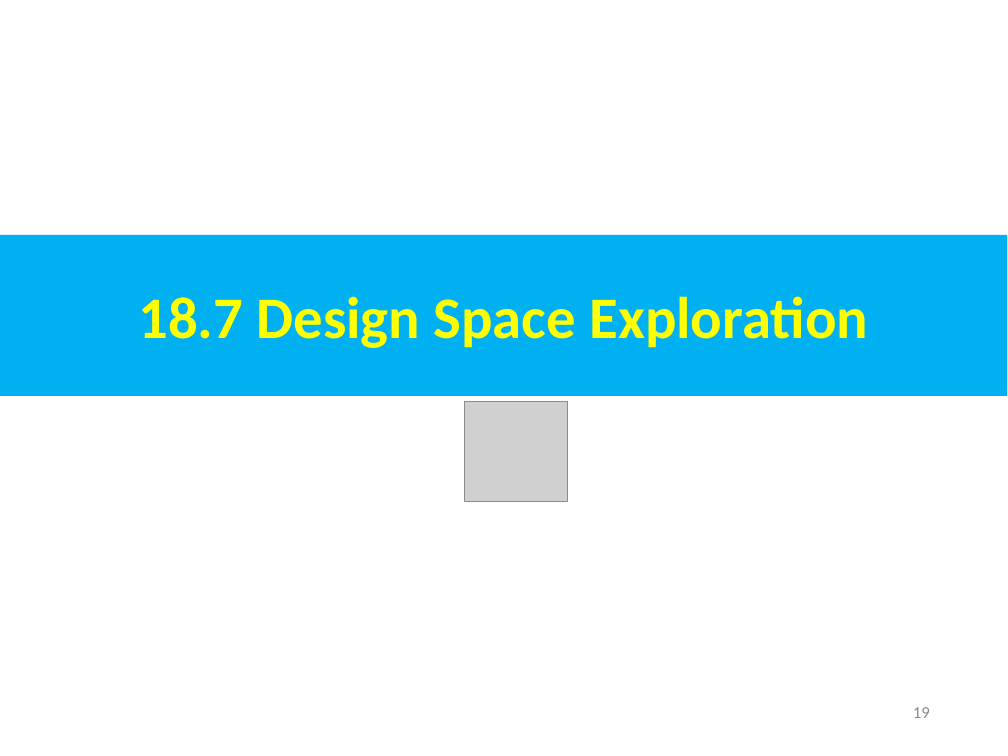
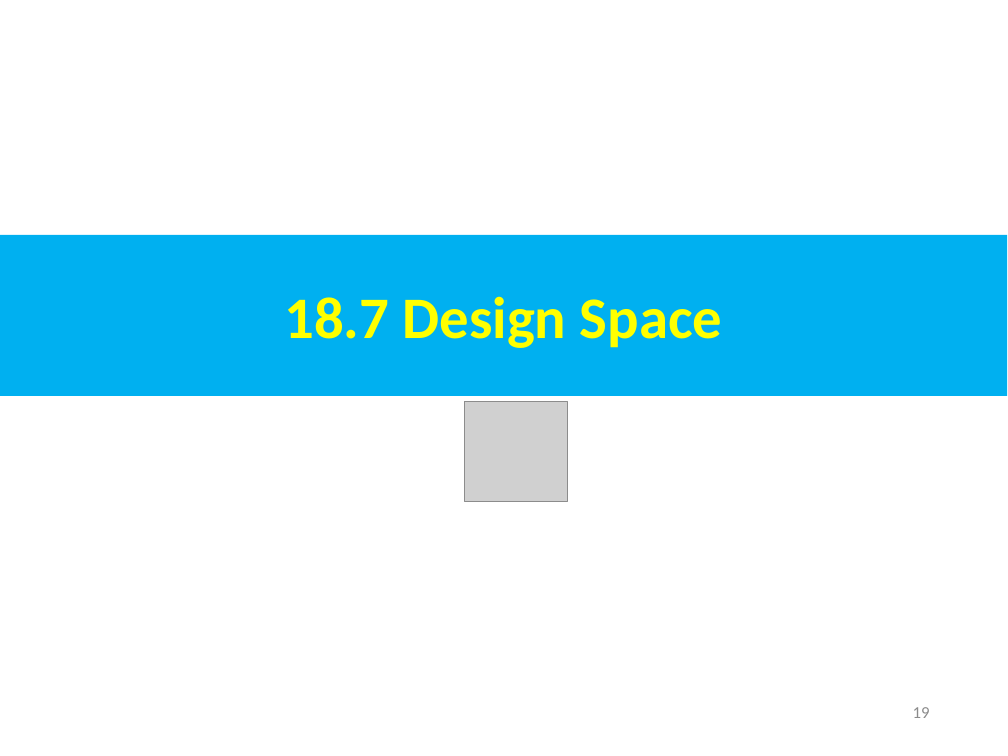
Before and after one commit to peterhchen/AIU_CS800_Chisel, a slide deck: slide 19 of 500_UCSC_HWD/019_DSE/000_Video/019.DSE.ppt. Drawn at 1008x756 pixels with LibreOffice and Linux fonts; fonts in the diff are those of the drawing; grey boxes stand for pictures. Boxes give left, top, right and bottom in pixels: in the first picture for what was removed or moved away, otherwise in the second. Text is boxed around its words. In the diff, an @@ line names an element or a change of style, - is before the commit and + after.

```diff
--- a/500_UCSC_HWD/019_DSE/000_Video/019.DSE.ppt
+++ b/500_UCSC_HWD/019_DSE/000_Video/019.DSE.ppt
@@ text in rectangle at [284,296,722,348]: text changed @@
-18.7 Design Space Exploration
+18.7 Design Space
```
Also in this commit, not shown: 4 other slides changed, 17 slides added.
